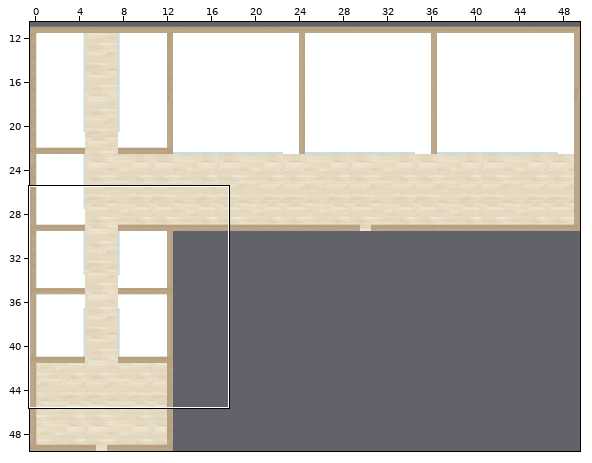
Tiled map (JSON): public/map/inn.json. Above, an overview of the earlier version with the close-up marked.
Close-up. Old version:
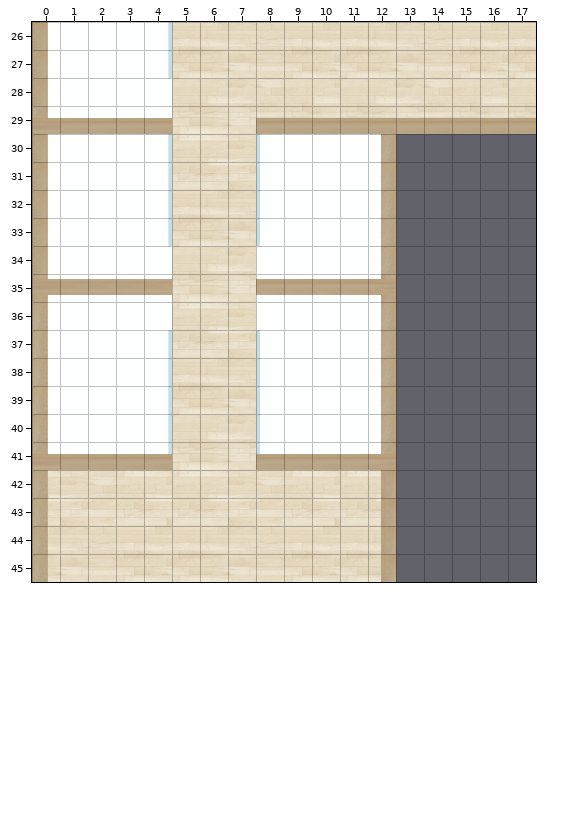
Cells are 32x32 px. Shown: x 0..17, y 26..45. The commit also changed other parts of the map, which this record leaves out. Tiles whose own drawing changed are shown in their newer look in all pictures.
Once edited:
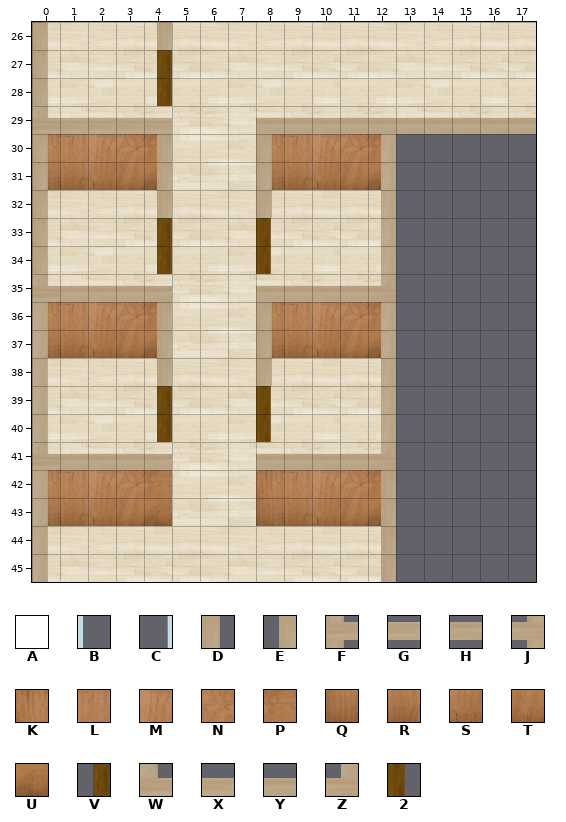
Key: from "inn": A 92, B 227, C 228, D 240, E 244, F 260, G 261, H 263, J 264, K 272, L 273, M 274, N 275, P 276, Q 292, R 293, S 294, T 295, U 296, V 298, W 300, X 301, Y 303, Z 304, 2 338.
_ is an empty cell.
The author wrote: nice inn walls
Diff:
Layer "carpet":
y 26..29: x 0..4 AAAAA -> _____
y 30..41: x 0..4 AAAAA -> _____; x 8..12 AAAAA -> _____
Layer "wall_real":
y 26: x 4 C -> _
y 27: x 4 C -> V
y 28: x 4 _ -> V
y 30: x 0..4 ____C -> KLMNP; x 8..12 B____ -> KLMNP
y 31: x 0..4 ____C -> QRSTU; x 8..12 B____ -> QRSTU
y 32: x 4 C -> _; x 8 B -> _
y 33: x 4 C -> V; x 8 B -> 2
y 34: x 4 _ -> V; x 8 _ -> 2
y 36: x 0..4 _____ -> KLMNP; x 8..12 _____ -> KLMNP
y 37: x 0..4 ____C -> QRSTU; x 8..12 B____ -> QRSTU
y 38: x 4 C -> _; x 8 B -> _
y 39..40: x 4 C -> V; x 8 B -> 2
y 41: x 4 C -> _; x 8 B -> _
y 42: x 0..4 _____ -> KLMNP; x 8..12 _____ -> KLMNP
y 43: x 0..4 _____ -> QRSTU; x 8..12 _____ -> QRSTU
Layer "wall":
y 26: x 4 _ -> E
y 29: x 1..4 YYYY -> XXXX
y 30..32: x 4 _ -> E; x 8 _ -> D
y 35: x 0..4 FGGGG -> WYYYY; x 8..12 HHHHJ -> YYYYZ
y 36..38: x 4 _ -> E; x 8 _ -> D
Boxes around the changes in both close-ups, in picture pixels (x1, y1, x2, y2):
changed: (32, 22, 172, 526)
changed: (256, 134, 396, 526)
